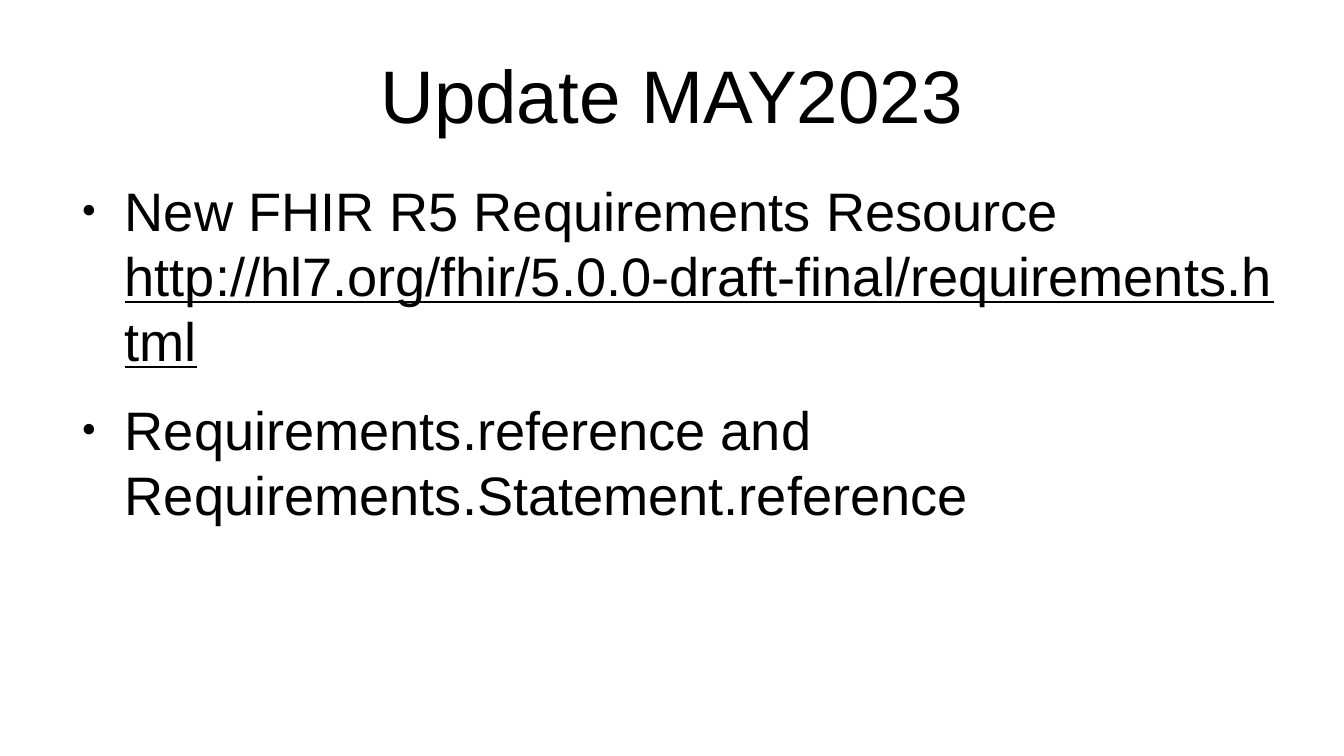
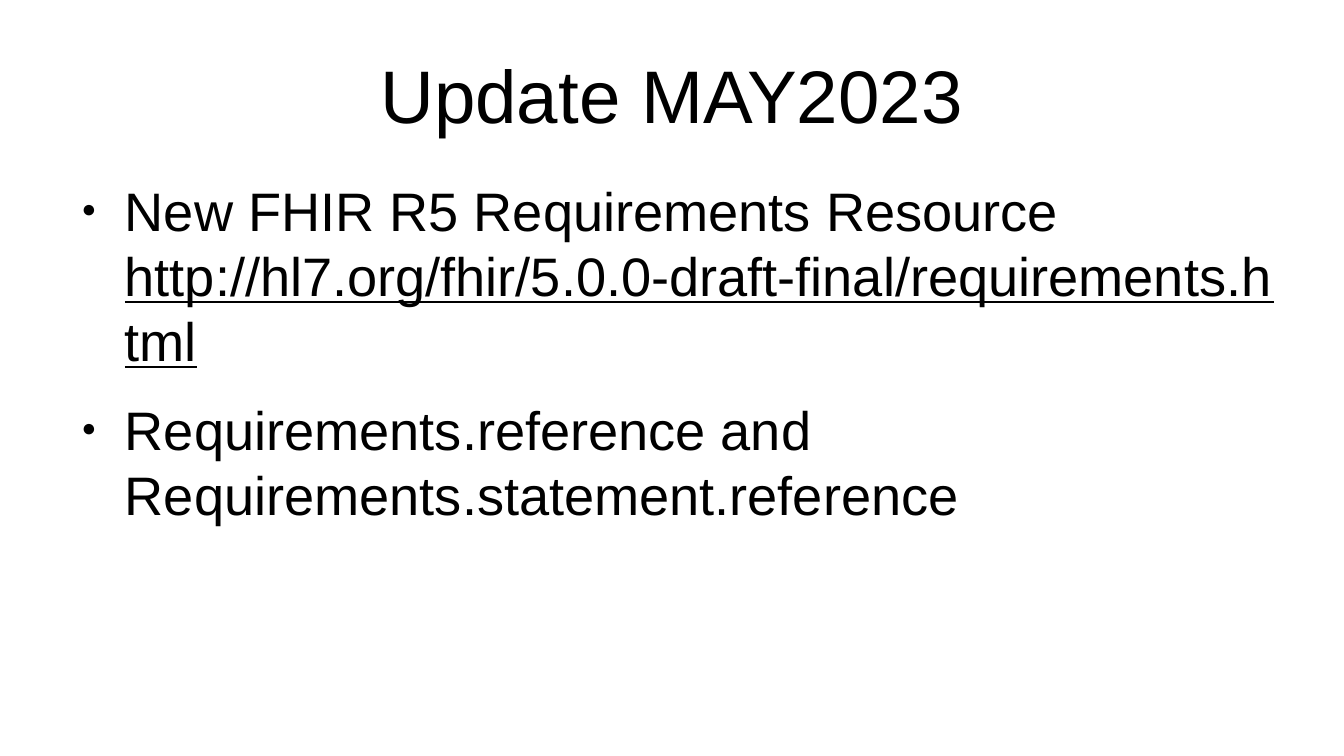
Before and after one commit to mvdzel/ehrsfm-fhir-r5, a slide deck: slide 4 of docs/ehrsfm-tool-fhir_MAY2023.odp (slide 2 before the commit). Drawn at 1344x756 pixels with LibreOffice and Linux fonts; fonts in the diff are those of the drawing. Boxes give left, top, right and bottom in pixels: in the first picture for what was removed or moved away, otherwise in the second. Text is boxed around its words. In the diff, an @@ line names an element or a change of style, - is before the commit and + after.

```diff
--- a/docs/ehrsfm-tool-fhir_MAY2023.odp
+++ b/docs/ehrsfm-tool-fhir_MAY2023.odp
@@ text at box(125, 410, 959, 524): text changed @@
-● Requirements.reference and Requirements.Statement.reference
+● Requirements.reference and Requirements.statement.reference
```
Also in this commit, not shown: 2 slides added, 2 other files.
